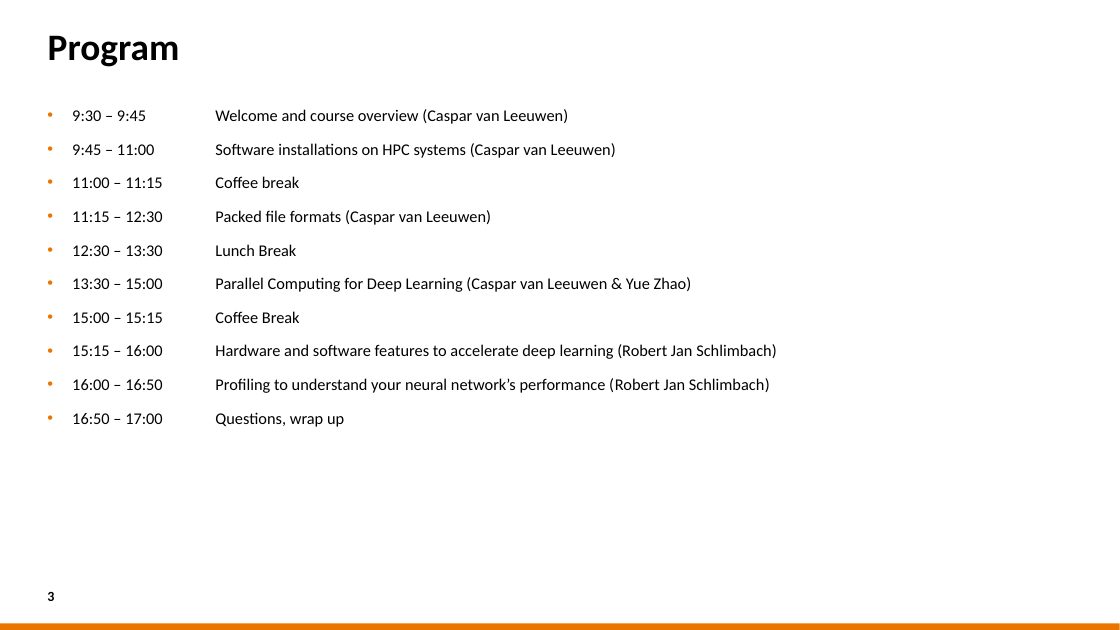
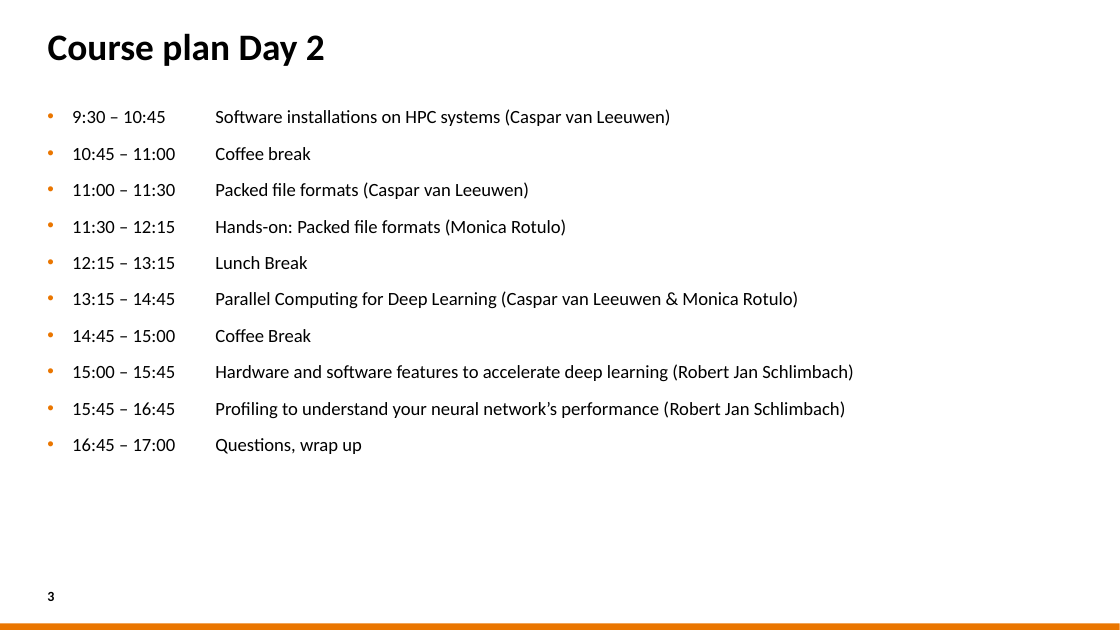
Before and after one commit to sara-nl/MLonHPC_2day_Okt2023, a slide deck: slide 3 of Day2/slides/Parallel_Computing_for_DL.pptx. Drawn at 1120x630 pixels with LibreOffice and Linux fonts; fonts in the diff are those of the drawing; background and template pictures are left out. Boxes give left, top, right and bottom in pixels: in the first picture for what was removed or moved away, otherwise in the second. Text is boxed around its words. In the diff, an @@ line names an element or a change of style, - is before the commit and + after.

```diff
--- a/Day2/slides/Parallel_Computing_for_DL.pptx
+++ b/Day2/slides/Parallel_Computing_for_DL.pptx
@@ title at (x1=48, y1=33, x2=325, y2=66): text changed @@
-Program
+Course plan Day 2
@@ text at (x1=72, y1=109, x2=854, y2=454): text changed; size 14 to 16 pt @@
-• 9:30 – 9:45 Welcome and course overview (Caspar van Leeuwen)
-• 9:45 – 11:00 Software installations on HPC systems (Caspar van Leeuwen)
-• 11:00 – 11:15 Coffee break
-• 11:15 – 12:30 Packed file formats (Caspar van Leeuwen)
-• 12:30 – 13:30 Lunch Break
-• 13:30 – 15:00 Parallel Computing for Deep Learning (Caspar van Leeuwen & Yue Zhao)
-• 15:00 – 15:15 Coffee Break
-• 15:15 – 16:00 Hardware and software features to accelerate deep learning (Robert Jan Schlimbach)
-• 16:00 – 16:50 Profiling to understand your neural network’s performance (Robert Jan Schlimbach)
-• 16:50 – 17:00 Questions, wrap up
+• 9:30 – 10:45 Software installations on HPC systems (Caspar van Leeuwen)
+• 10:45 – 11:00 Coffee break
+• 11:00 – 11:30 Packed file formats (Caspar van Leeuwen)
+• 11:30 – 12:15 Hands-on: Packed file formats (Monica Rotulo)
+• 12:15 – 13:15 Lunch Break
+• 13:15 – 14:45 Parallel Computing for Deep Learning (Caspar van Leeuwen & Monica Rotulo)
+• 14:45 – 15:00 Coffee Break
+• 15:00 – 15:45 Hardware and software features to accelerate deep learning (Robert Jan Schlimbach)
+• 15:45 – 16:45 Profiling to understand your neural network’s performance (Robert Jan Schlimbach)
+• 16:45 – 17:00 Questions, wrap up
```
Also in this commit, not shown: 3 other slides changed, 5 slides removed, 3 other files.
